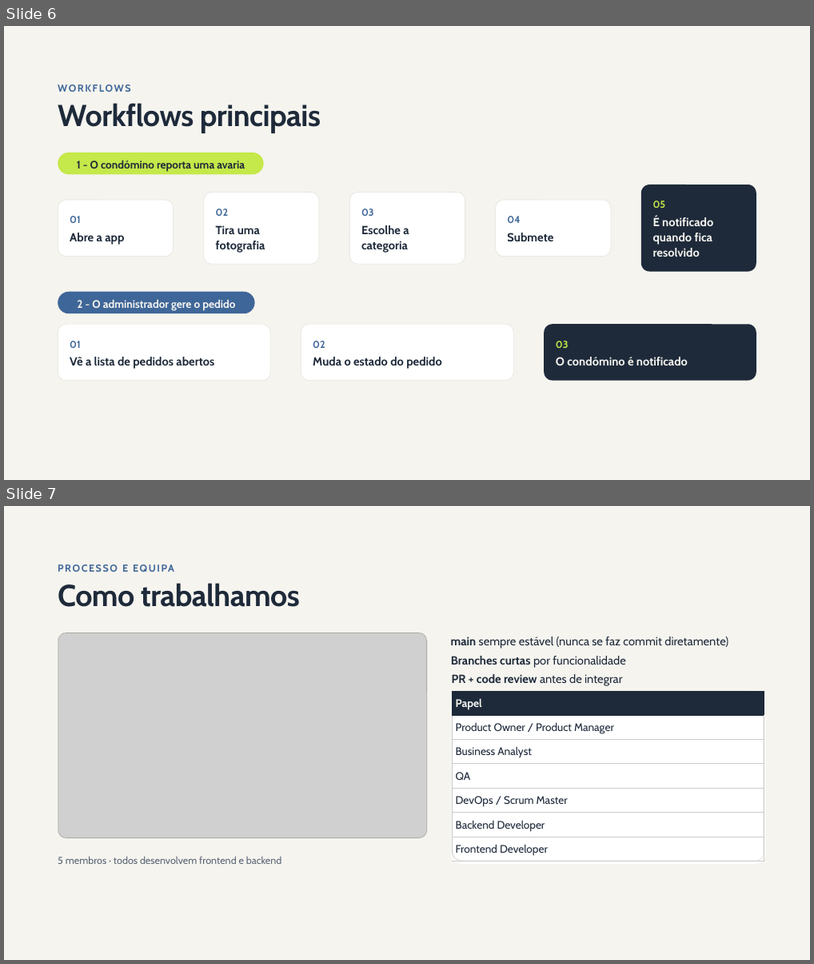
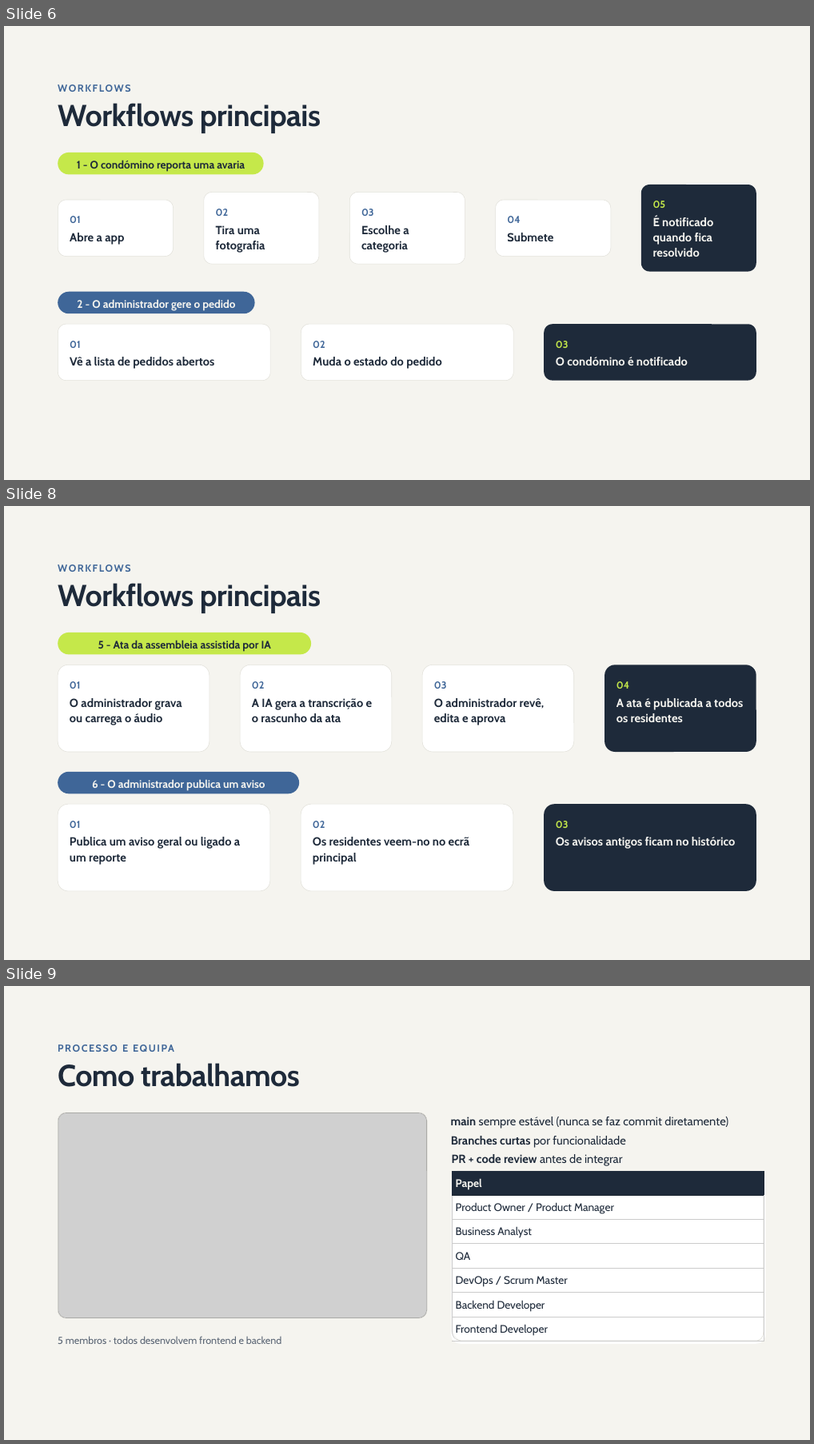
Before and after one commit to LMNSdev/LABDSOF_DOMUSCAST, a slide deck: docs/sprintA/presentation/Apresentacao.pptx. Shown one above the other, each under a label of ours: slides 6 and 7 before the commit, slides 6, 8 and 9 after it; the slides between them are not shown. The pictures are 814x964 and 814x1444 pixels, drawn with LibreOffice and Linux fonts; fonts in the diff are those of the drawing; grey boxes stand for pictures; background and template pictures are left out. Boxes give left, top, right and bottom in pixels: in the first picture for what was removed or moved away, otherwise in the second. Text is boxed around its words. In the diff, an @@ line names an element or a change of style, - is before the commit and + after.

Commit message:
Updated presentation with more workflows

```diff
--- a/docs/sprintA/presentation/Apresentacao.pptx
+++ b/docs/sprintA/presentation/Apresentacao.pptx
@@ slide 8 added at <box>4,506,810,960</box>, background #F5F4EF @@
@@ text added at <box>58,564,130,572</box>, 12 pt, text #3F6698, bold @@
+WORKFLOWS
@@ title added at <box>58,583,321,613</box>, 36 pt, text #1E2A3A, bold @@
+Workflows principais
@@ rounded rectangle added at <box>58,632,311,654</box>, fill #C5E84A, 13 pt, text #1E2A3A, bold @@
+5 - Ata da assembleia assistida por IA
@@ rounded rectangle added at <box>58,664,210,752</box>, fill #FFFFFF, outline #E2E1DA 0.5 pt @@
@@ rounded rectangle added at <box>240,664,392,752</box>, fill #FFFFFF, outline #E2E1DA 0.5 pt @@
@@ rounded rectangle added at <box>422,664,574,752</box>, fill #FFFFFF, outline #E2E1DA 0.5 pt @@
@@ rounded rectangle added at <box>606,664,757,752</box>, fill #1E2A3A @@
@@ text added at <box>70,681,81,688</box>, 12 pt, text #3F6698, bold @@
+01
@@ text added at <box>252,681,265,688</box>, 12 pt, text #3F6698, bold @@
+02
@@ text added at <box>434,681,447,688</box>, 12 pt, text #3F6698, bold @@
+03
@@ text added at <box>617,681,630,688</box>, 12 pt, text #C5E84A, bold @@
+04
@@ text added at <box>70,698,182,725</box>, 14 pt, text #1E2A3A, bold @@
+O administrador grava ou carrega o áudio
@@ text added at <box>252,698,373,722</box>, 14 pt, text #1E2A3A, bold @@
+A IA gera a transcrição e o rascunho da ata
@@ text added at <box>434,698,545,725</box>, 14 pt, text #1E2A3A, bold @@
+O administrador revê, edita e aprova
@@ text added at <box>617,698,743,722</box>, 14 pt, text #F5F4EF, bold @@
+A ata é publicada a todos os residentes
@@ rounded rectangle added at <box>58,772,299,793</box>, fill #3F6698, 13 pt, text #F5F4EF, bold @@
+6 - O administrador publica um aviso
@@ rounded rectangle added at <box>58,804,270,891</box>, fill #FFFFFF, outline #E2E1DA 0.5 pt @@
@@ rounded rectangle added at <box>301,804,514,891</box>, fill #FFFFFF, outline #E2E1DA 0.5 pt @@
@@ rounded rectangle added at <box>544,804,757,891</box>, fill #1E2A3A @@
@@ text added at <box>70,820,81,828</box>, 12 pt, text #3F6698, bold @@
+01
@@ text added at <box>70,836,240,864</box>, 14 pt, text #1E2A3A, bold @@
+Publica um aviso geral ou ligado a um reporte
@@ text added at <box>313,820,326,828</box>, 12 pt, text #3F6698, bold @@
+02
@@ text added at <box>313,836,470,864</box>, 14 pt, text #1E2A3A, bold @@
+Os residentes veem-no no ecrã principal
@@ text added at <box>556,820,569,828</box>, 12 pt, text #C5E84A, bold @@
+03
@@ text added at <box>556,836,736,848</box>, 14 pt, text #F5F4EF, bold @@
+Os avisos antigos ficam no histórico
@@ what was slide 7 is now slide 9 @@
```
Also in this commit, not shown: 1 slide changed, 1 other slide added.
